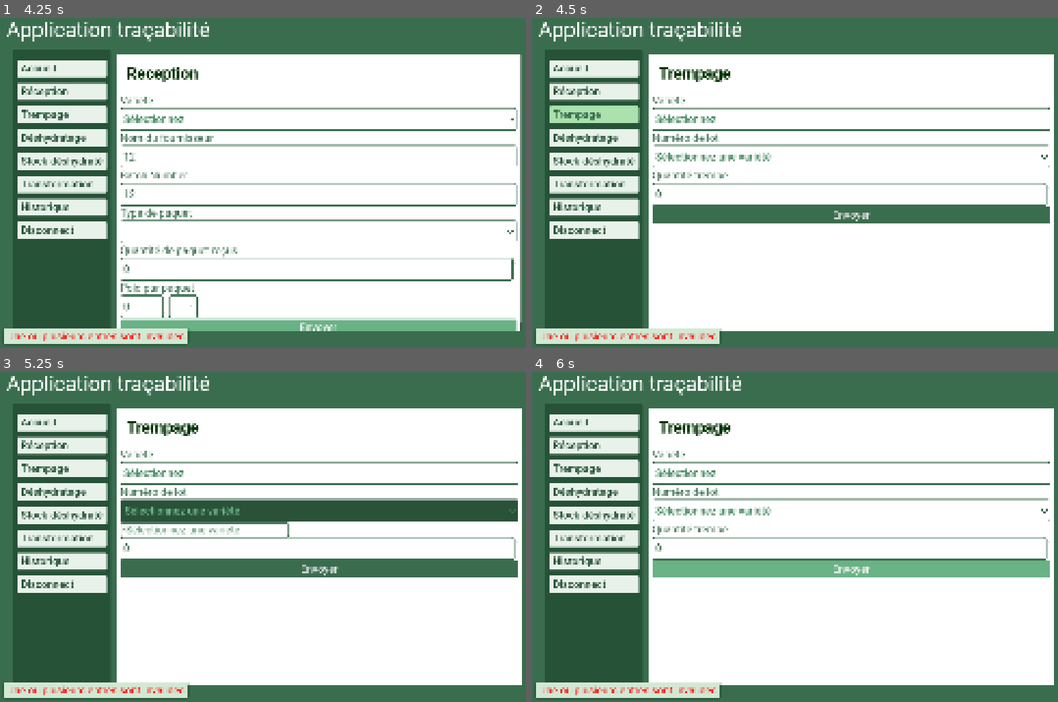
Above: before the commit, frames 1-4 (two rows, left to right).
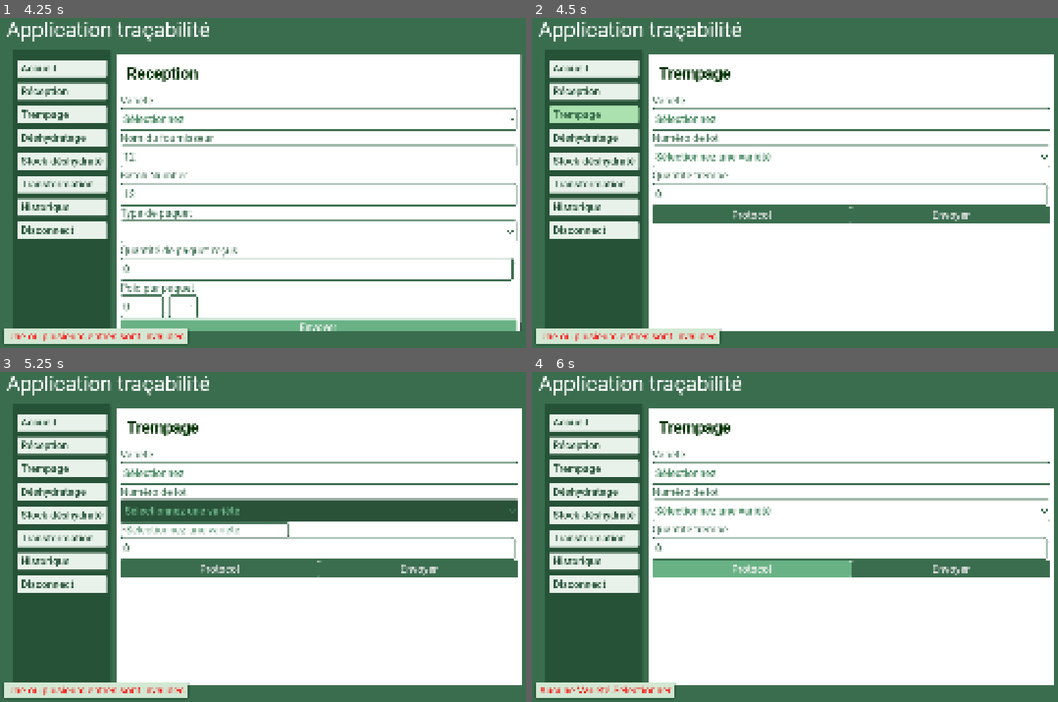
Above: after the commit, the same moments.

Repository: Animo105/tout-cru-dans-le-bec
Game: Godot game, scene res://main_app/main.tscn
Two runs of this game, one before a commit and one after it. Both use one fixed random seed, a clock stepped at 60 frames per second and the inputs below. This scene is started directly instead of the project's main scene.
Inputs (mouse positions are in pixels of both pictures, inside the frame that each line leads up to):
- Up to frame 1 (4.25 s): click "Accueil" at 0.5 s; click "Réception" at 1.25 s; click (320, 156) at 2.02 s; type "12" at 2.1 s; click (320, 192) at 2.25 s; type "12" at 2.33 s; click "Sélectionnez" at 2.75 s; click "Envoyer" at 3.5 s
- Up to frame 2 (4.5 s): click "Trempage" at 4.25 s
- Up to frame 3 (5.25 s): click "Sélectionnez une variété" at 5 s
- Up to frame 4 (6 s): click (752, 570) at 5.75 s, where only the run after the commit has a clickable "Protocol"

Frame 1 is identical in both runs. In frame 2, 0.4% of the frame differs, in the area x 38-84%, y 57-63%; in frame 3, 0.4%; in frame 4, 2.8%, in the area x 1-99%, y 57-99%.

Commit message:
commit avant la négociation
reprise en charge de ce qu'on fait

Diff:
--- a/scenes/Trempage.tscn
+++ b/scenes/Trempage.tscn
@@ -23,49 +23,58 @@
 theme = ExtResource("2_w1gmv")
 text = "Trempage"
 
-[node name="VarieteLabel" type="Label" parent="VBoxContainer" unique_id=763760674]
+[node name="TrempageInfos" type="VBoxContainer" parent="VBoxContainer" unique_id=1547245694]
+layout_mode = 2
+
+[node name="VarieteLabel" type="Label" parent="VBoxContainer/TrempageInfos" unique_id=763760674]
 layout_mode = 2
 size_flags_horizontal = 0
 size_flags_vertical = 0
 text = "Variété"
 
-[node name="Variete" type="OptionButton" parent="VBoxContainer" unique_id=667904380]
+[node name="Variete" type="OptionButton" parent="VBoxContainer/TrempageInfos" unique_id=667904380]
 unique_name_in_owner = true
 layout_mode = 2
 
-[node name="NumLotLabel" type="Label" parent="VBoxContainer" unique_id=752277006]
+[node name="NumLotLabel" type="Label" parent="VBoxContainer/TrempageInfos" unique_id=752277006]
 layout_mode = 2
 size_flags_horizontal = 0
 size_flags_vertical = 0
 text = "Numéro de lot"
 
-[node name="NumLot" type="OptionButton" parent="VBoxContainer" unique_id=1729963239]
+[node name="NumLot" type="OptionButton" parent="VBoxContainer/TrempageInfos" unique_id=1729963239]
 unique_name_in_owner = true
 layout_mode = 2
 
-[node name="QuantiteTrempageLabel" type="Label" parent="VBoxContainer" unique_id=1988874949]
+[node name="QuantiteTrempageLabel" type="Label" parent="VBoxContainer/TrempageInfos" unique_id=1988874949]
 layout_mode = 2
 size_flags_horizontal = 0
 size_flags_vertical = 0
 text = "Quantité trempé"
 
-[node name="QuantiteTrempage" type="SpinBox" parent="VBoxContainer" unique_id=1493635966]
+[node name="QuantiteTrempage" type="SpinBox" parent="VBoxContainer/TrempageInfos" unique_id=1493635966]
 unique_name_in_owner = true
 layout_mode = 2
 
-[node name="Envoyer" type="Button" parent="VBoxContainer" unique_id=1510291163]
+[node name="HBoxContainer" type="HBoxContainer" parent="VBoxContainer/TrempageInfos" unique_id=618488053]
 layout_mode = 2
+
+[node name="ProtocolButton" type="Button" parent="VBoxContainer/TrempageInfos/HBoxContainer" unique_id=1818257436]
+layout_mode = 2
+size_flags_horizontal = 3
+text = "Protocol"
+
+[node name="Envoyer" type="Button" parent="VBoxContainer/TrempageInfos/HBoxContainer" unique_id=1510291163]
+layout_mode = 2
+size_flags_horizontal = 3
 text = "Envoyer"
 
-[node name="NoticePopUp" parent="." unique_id=1916853674 instance=ExtResource("2_j67cc")]
-visible = false
-
-[node name="Protocol" type="VBoxContainer" parent="." unique_id=1599772169]
+[node name="Protocol" type="VBoxContainer" parent="VBoxContainer" unique_id=1599772169]
 unique_name_in_owner = true
 visible = false
 layout_mode = 2
 
-[node name="ProtocolInfos" type="RichTextLabel" parent="Protocol" unique_id=1595048705]
+[node name="ProtocolInfos" type="RichTextLabel" parent="VBoxContainer/Protocol" unique_id=1595048705]
 unique_name_in_owner = true
 layout_mode = 2
 size_flags_vertical = 3
@@ -74,9 +83,14 @@
 text = "Protocol ici"
 fit_content = true
 
-[node name="Return" type="Button" parent="Protocol" unique_id=7741762]
+[node name="Return" type="Button" parent="VBoxContainer/Protocol" unique_id=7741762]
 layout_mode = 2
 text = "retour"
 
-[connection signal="item_selected" from="VBoxContainer/Variete" to="." method="_on_variete_item_selected"]
-[connection signal="pressed" from="VBoxContainer/Envoyer" to="." method="_on_envoyer_pressed"]
+[node name="NoticePopUp" parent="." unique_id=1916853674 instance=ExtResource("2_j67cc")]
+visible = false
+
+[connection signal="item_selected" from="VBoxContainer/TrempageInfos/Variete" to="." method="_on_variete_item_selected"]
+[connection signal="pressed" from="VBoxContainer/TrempageInfos/HBoxContainer/ProtocolButton" to="." method="_on_protocol_button_pressed"]
+[connection signal="pressed" from="VBoxContainer/TrempageInfos/HBoxContainer/Envoyer" to="." method="_on_envoyer_pressed"]
+[connection signal="pressed" from="VBoxContainer/Protocol/Return" to="." method="_on_return_pressed"]
--- a/scenes/scene_scripts/trempage.gd
+++ b/scenes/scene_scripts/trempage.gd
@@ -2,8 +2,12 @@
 @onready var num_lot: OptionButton = %NumLot
 @onready var quantite_trempage: SpinBox = %QuantiteTrempage
 @onready var variete: OptionButton = %Variete
-@onready var envoyer: Button = $VBoxContainer/Envoyer
+@onready var envoyer: Button = %envoyer
 @onready var notice_pop_up: NoticePopup = $NoticePopUp
+@onready var protocol: VBoxContainer = %Protocol
+@onready var protocol_infos: RichTextLabel = %ProtocolInfos
+@onready var trempage_infos: VBoxContainer = $VBoxContainer/TrempageInfos
+
 
 
 
@@ -59,3 +63,19 @@
 	notice_pop_up.open_popup_with_text("Succès", "Trempage enregistré")
 	await notice_pop_up.answered
 	Globals.show_acceuil.emit()
+
+
+func _on_return_pressed() -> void:
+	protocol.hide()
+	trempage_infos.show()
+
+
+func _on_protocol_button_pressed() -> void:
+	if variete.selected == 0:
+		ErrorService.display_error("Aucune Variété Sélectionner")
+		return
+	for x : Variety in Globals.varieties:
+		if x.id == variete.selected:
+			protocol_infos.text = "[b]Deshydratage:[/b] \n%s\n" % x.get_protocol_description(Activity.ActivityType.Deshydratage)
+	trempage_infos.hide()
+	protocol.show()
